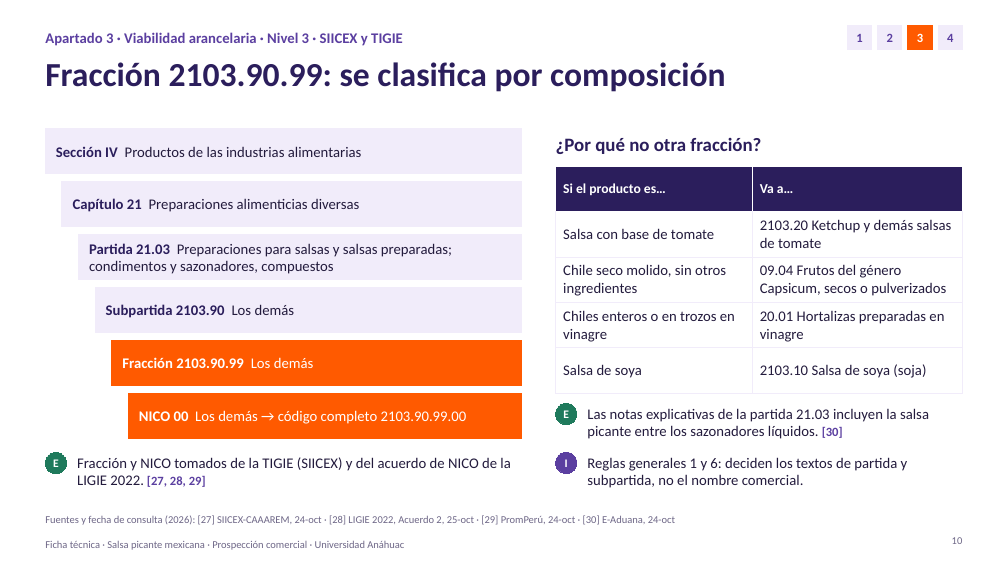
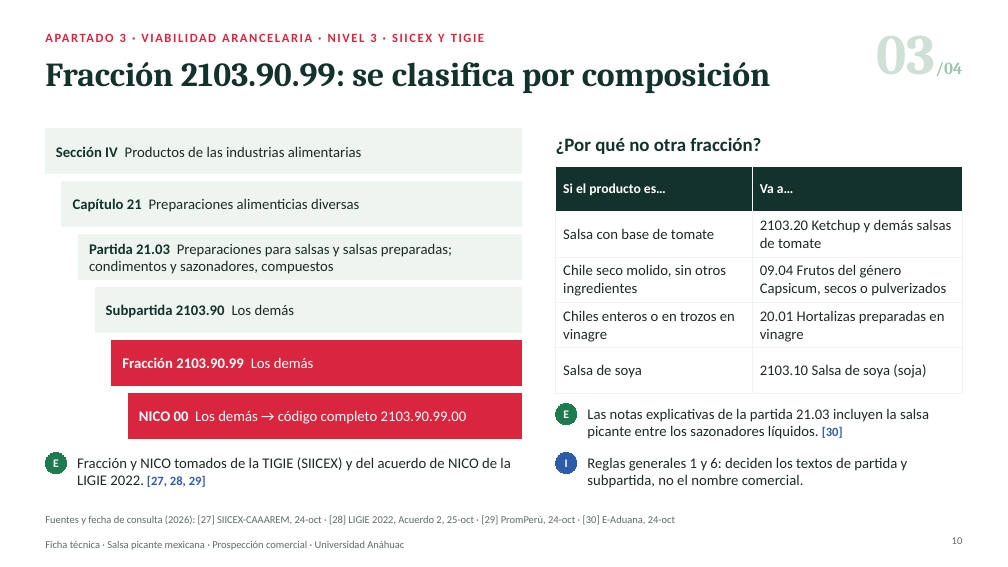
Before and after one commit to psiantonioochoa-design/Arquitectura, a slide deck: slide 10 of comercio-exterior/Ficha técnica · Salsa picante · Viabilidad arancelaria y de mercado.pptx. Drawn at 1008x567 pixels with LibreOffice and Linux fonts; fonts in the diff are those of the drawing. Boxes give left, top, right and bottom in pixels: in the first picture for what was removed or moved away, otherwise in the second. Text is boxed around its words. In the diff, an @@ line names an element or a change of style, - is before the commit and + after.

```diff
--- a/comercio-exterior/Ficha técnica · Salsa picante · Viabilidad arancelaria y de mercado.pptx
+++ b/comercio-exterior/Ficha técnica · Salsa picante · Viabilidad arancelaria y de mercado.pptx
@@ rectangle removed at [848,26,872,50] @@
-1
@@ rectangle removed at [878,26,902,50] @@
-2
@@ rectangle removed at [908,26,932,50] @@
-3
@@ rectangle removed at [938,26,963,50] @@
-4
@@ title "Fracción 2103.90.99: se clasifica por ..." at [45,62,771,93]: font Calibri to Cambria, text colour #2B1E5C to #13322B @@
@@ text at [120,33,445,42]: text changed; size 14 to 12 pt; text colour #5B3FA0 to #D7263D @@
-Apartado 3 · Viabilidad arancelaria · Nivel 3 · SIICEX y TIGIE
+APARTADO 3 · VIABILIDAD ARANCELARIA · NIVEL 3 · SIICEX Y TIGIE
@@ text added at [877,36,963,76], 16 pt, text #9CC5AF, bold @@
+03/04
@@ rectangle "Sección IV Productos de las ..." at [45,129,522,174]: text colour #2B1E5C to #13322B in "Sección IV"; text colour #231B3D to #1F2A24 in "Productos de las industrias alimentarias"; fill #F1ECFA to #EEF4F0; outline #F1ECFA 0.75 pt to #EEF4F0 0.75 pt @@
@@ text "¿Por qué no otra fracción?" at [556,138,761,154]: text colour #2B1E5C to #13322B @@
@@ table at [556,166,963,382] @@
@@ fill #2B1E5C to #13322B in row 1 @@
@@ text colour #231B3D to #1F2A24 @@
@@ borders changed @@
@@ rectangle "Capítulo 21 Preparaciones alimenticias diversas" at [62,181,522,227]: text colour #2B1E5C to #13322B in "Capítulo 21"; text colour #231B3D to #1F2A24 in "Preparaciones alimenticias diversas"; fill #F1ECFA to #EEF4F0; outline #F1ECFA 0.75 pt to #EEF4F0 0.75 pt @@
@@ rectangle "Partida 21.03 Preparaciones para salsas ..." at [79,234,522,280]: text colour #2B1E5C to #13322B in "Partida 21.03"; text colour #231B3D to #1F2A24 in "Preparaciones para salsas y salsas preparadas; condimentos ..."; fill #F1ECFA to #EEF4F0; outline #F1ECFA 0.75 pt to #EEF4F0 0.75 pt @@
@@ rectangle "Subpartida 2103.90 Los demás" at [95,287,522,333]: text colour #2B1E5C to #13322B in "Subpartida 2103.90"; text colour #231B3D to #1F2A24 in "Los demás"; fill #F1ECFA to #EEF4F0; outline #F1ECFA 0.75 pt to #EEF4F0 0.75 pt @@
@@ rectangle "Fracción 2103.90.99 Los demás" at [112,340,522,386]: fill #FF5A00 to #D7263D; outline #FF5A00 0.75 pt to #D7263D 0.75 pt @@
@@ rectangle "NICO 00 Los demás → ..." at [129,393,522,439]: fill #FF5A00 to #D7263D; outline #FF5A00 0.75 pt to #D7263D 0.75 pt @@
@@ text "Las notas explicativas de la ..." at [587,408,929,439]: text colour #231B3D to #1F2A24; text colour #5B3FA0 to #2D5DA8 in "[30]" @@
@@ text "Fracción y NICO tomados de ..." at [77,457,510,487]: text colour #231B3D to #1F2A24 in "Fracción y NICO tomados de la TIGIE ..."; text colour #5B3FA0 to #2D5DA8 in "[27, 28, 29]" @@
@@ ellipse "I" at [556,452,577,473]: fill #5B3FA0 to #2D5DA8; outline #5B3FA0 0.75 pt to #2D5DA8 0.75 pt @@
@@ text "Reglas generales 1 y 6: ..." at [587,457,908,488]: text colour #231B3D to #1F2A24 @@
@@ text colour #6E6787 to #5F6B66 in 3 elements at [952,537,963,544], [45,541,404,550], [45,515,675,525] @@
```
Also in this commit, not shown: 23 other slides changed, 1 other file.
